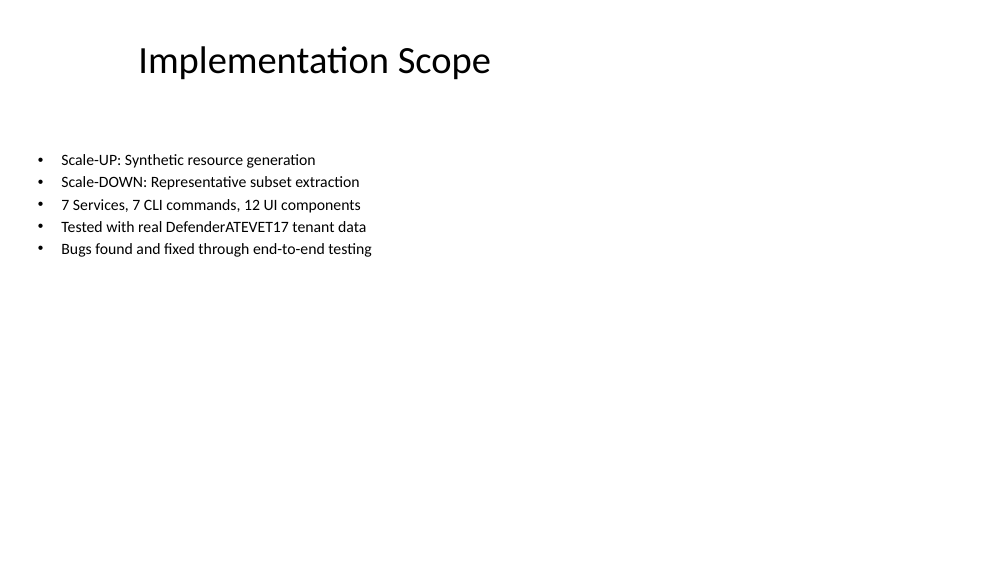
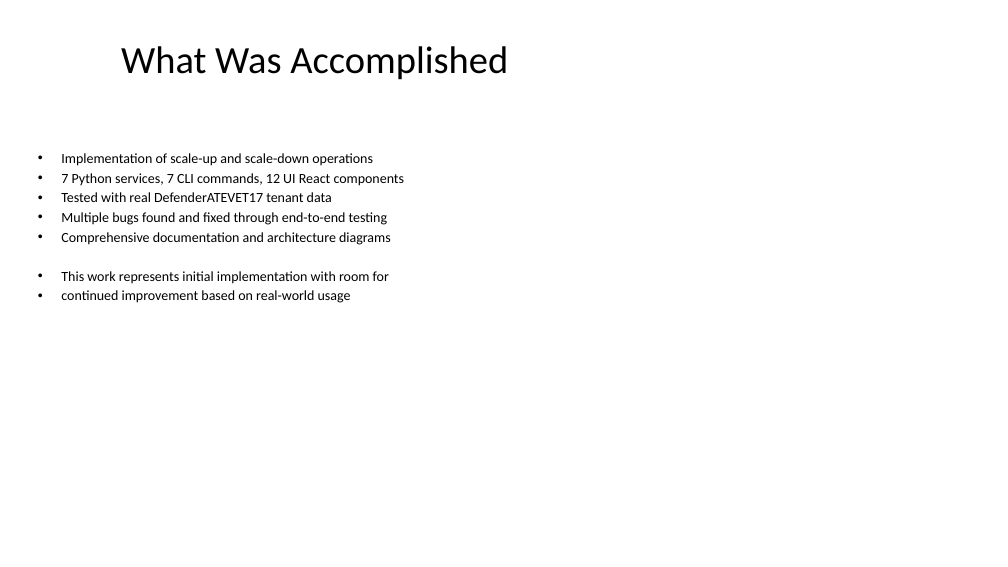
Before and after one commit to rysweet/azure-tenant-grapher, a slide deck: slide 2 of Scale_Operations_Implementation.pptx. Drawn at 1008x567 pixels with LibreOffice and Linux fonts; fonts in the diff are those of the drawing. Boxes give left, top, right and bottom in pixels: in the first picture for what was removed or moved away, otherwise in the second. Text is boxed around its words. In the diff, an @@ line names an element or a change of style, - is before the commit and + after.

```diff
--- a/Scale_Operations_Implementation.pptx
+++ b/Scale_Operations_Implementation.pptx
@@ title at <box>121,46,508,80</box>: text changed @@
-Implementation Scope
+What Was Accomplished
@@ text at <box>61,153,405,186</box>: text changed; size 18 to 16 pt @@
-• Scale-UP: Synthetic resource generation
-• Scale-DOWN: Representative subset extraction
-• 7 Services, 7 CLI commands, 12 UI components
+• Implementation of scale-up and scale-down operations
+• 7 Python services, 7 CLI commands, 12 UI React components
@@ text at <box>61,192,332,202</box>: size 18 to 16 pt in "Tested with real DefenderATEVET17 tenant data" @@
@@ text at <box>61,212,391,303</box>: text changed; size 18 to 16 pt @@
-• Bugs found and fixed through end-to-end testing
+• Multiple bugs found and fixed through end-to-end testing
+• Comprehensive documentation and architecture diagrams
+• This work represents initial implementation with room for
+• continued improvement based on real-world usage
```
Also in this commit, not shown: 9 other slides changed, 10 slides added.
